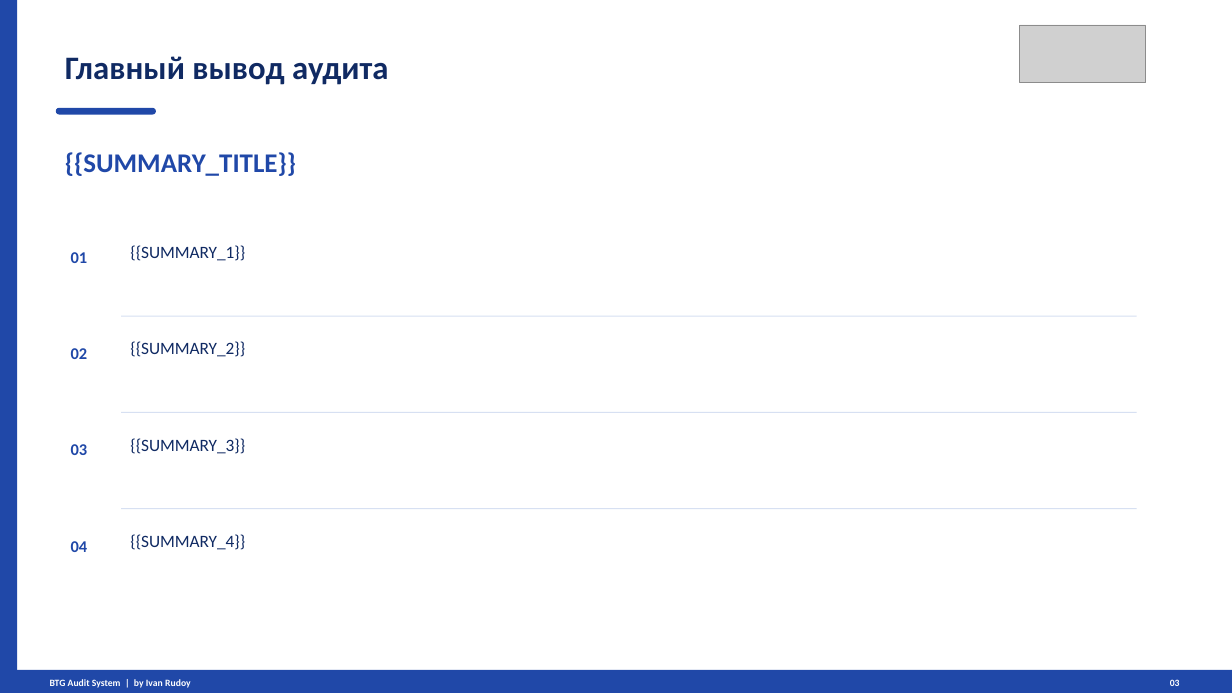
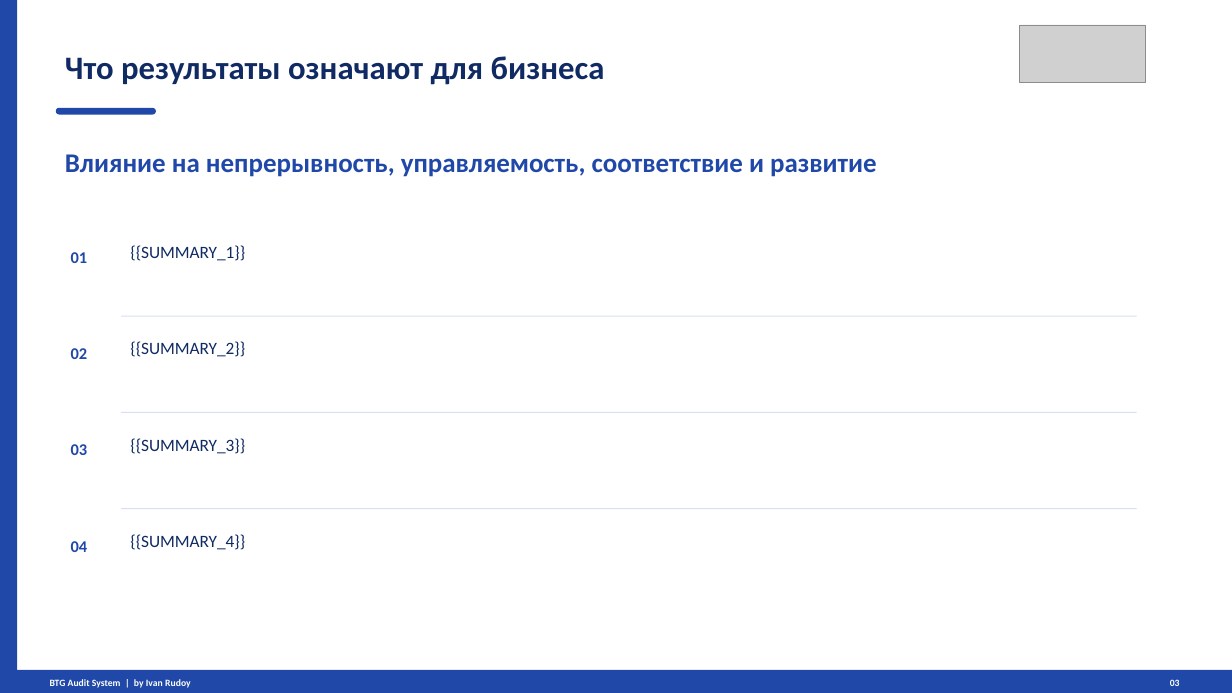
Before and after one commit to irudoy1982/Test, a slide deck: slide 3 of static/audit_presentation_btg.pptx. Drawn at 1232x693 pixels with LibreOffice and Linux fonts; fonts in the diff are those of the drawing; grey boxes stand for pictures. Boxes give left, top, right and bottom in pixels: in the first picture for what was removed or moved away, otherwise in the second. Text is boxed around its words. In the diff, an @@ line names an element or a change of style, - is before the commit and + after.

```diff
--- a/static/audit_presentation_btg.pptx
+++ b/static/audit_presentation_btg.pptx
@@ text at [65,56,605,85]: text changed @@
-Главный вывод аудита
+Что результаты означают для бизнеса
@@ text at [65,154,877,177]: text changed @@
-{{SUMMARY_TITLE}}
+Влияние на непрерывность, управляемость, соответствие и развитие
```
Also in this commit, not shown: 6 other slides changed, 6 slides added, 2 slides removed, 7 other files.
